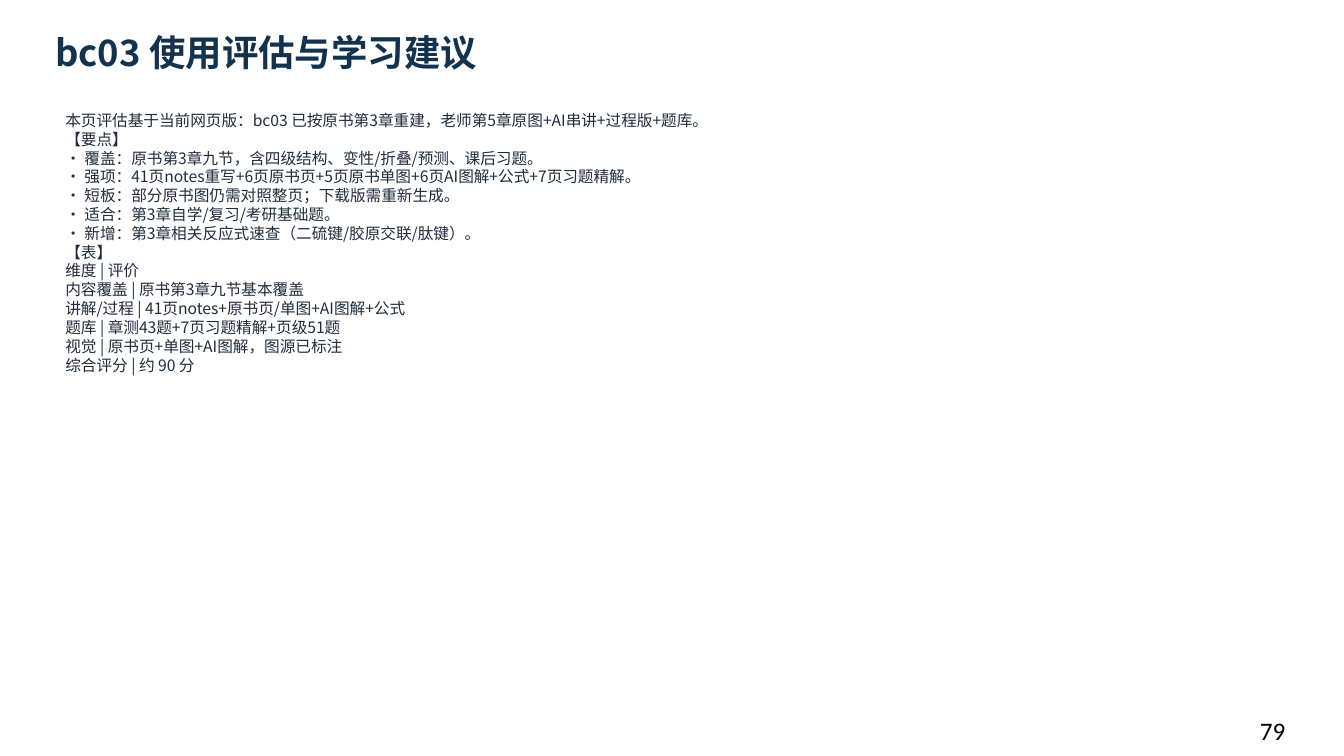
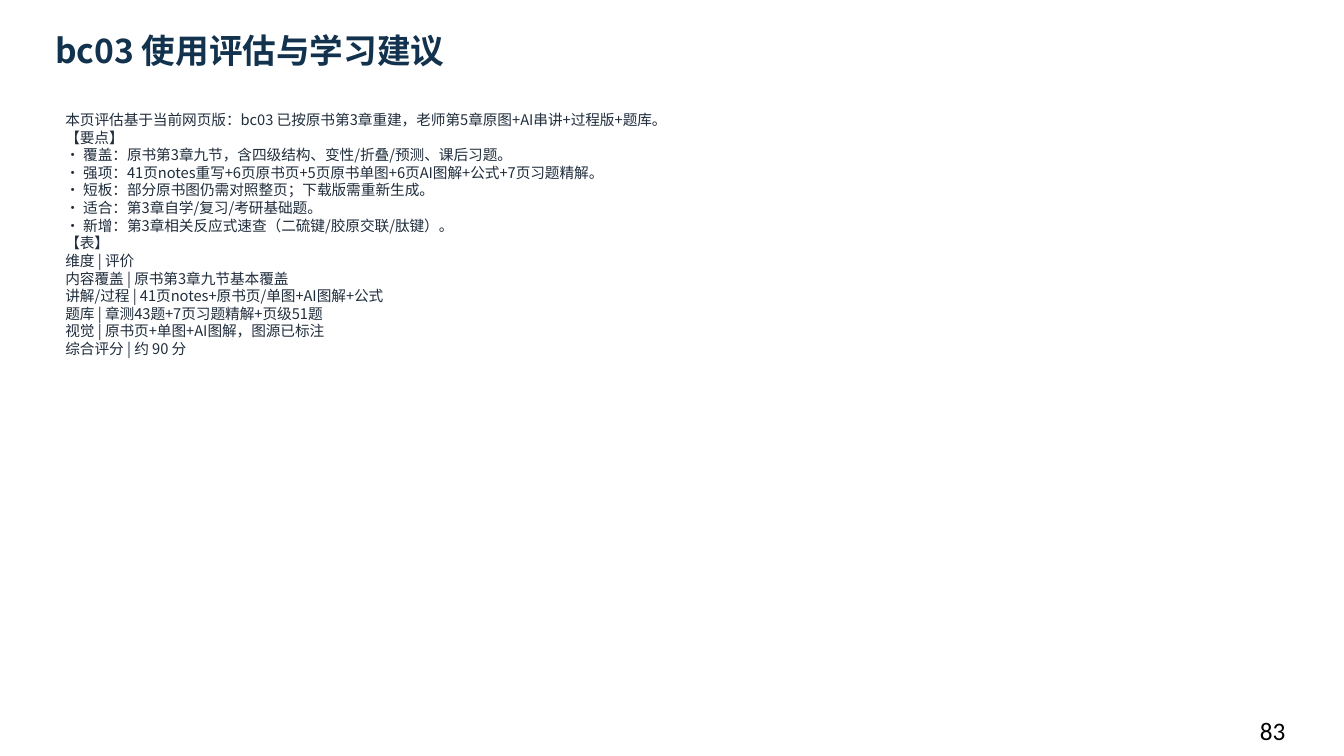
Before and after one commit to newkan-li/Biochemistry, a slide deck: slide 83 of downloads/bc03-ai-style.pptx (slide 79 before the commit). Drawn at 1344x756 pixels with LibreOffice and Linux fonts; fonts in the diff are those of the drawing. Boxes give left, top, right and bottom in pixels: in the first picture for what was removed or moved away, otherwise in the second. Text is boxed around its words. In the diff, an @@ line names an element or a change of style, - is before the commit and + after.

```diff
--- a/downloads/bc03-ai-style.pptx
+++ b/downloads/bc03-ai-style.pptx
@@ text "bc03 使用评估与学习建议" at (55,34,444,66): size 26 to 24 pt @@
@@ text "本页评估基于当前网页版：bc03 已按原书第3章重建，老师第5章原图+AI串讲+过程版+题库。 【要点】 • 覆盖：原书 ..." at (65,112,667,355): size 11.2 to 10.5 pt @@
@@ text at (1260,722,1286,741): text changed @@
-79
+83
```
Also in this commit, not shown: 78 other slides changed, 4 slides added, 18 other files.
